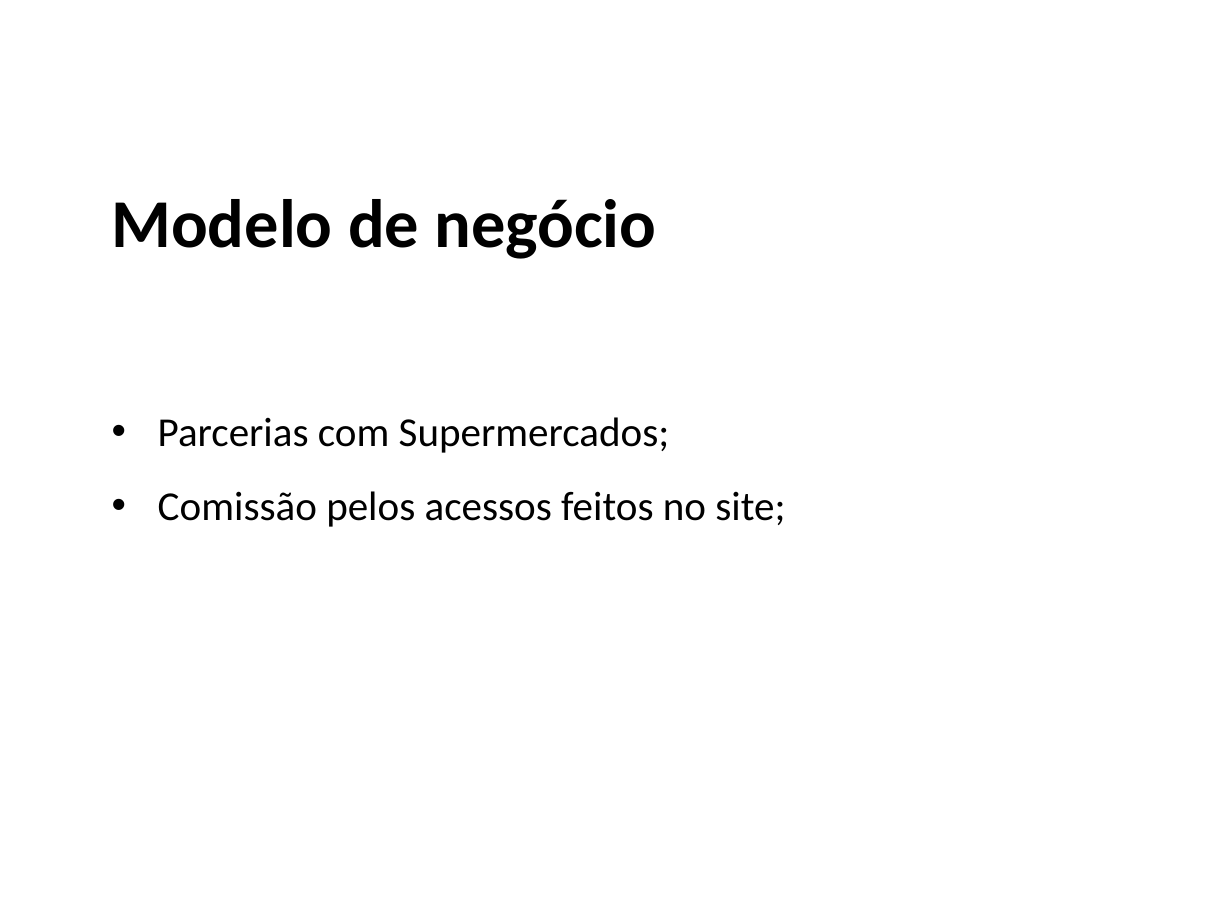
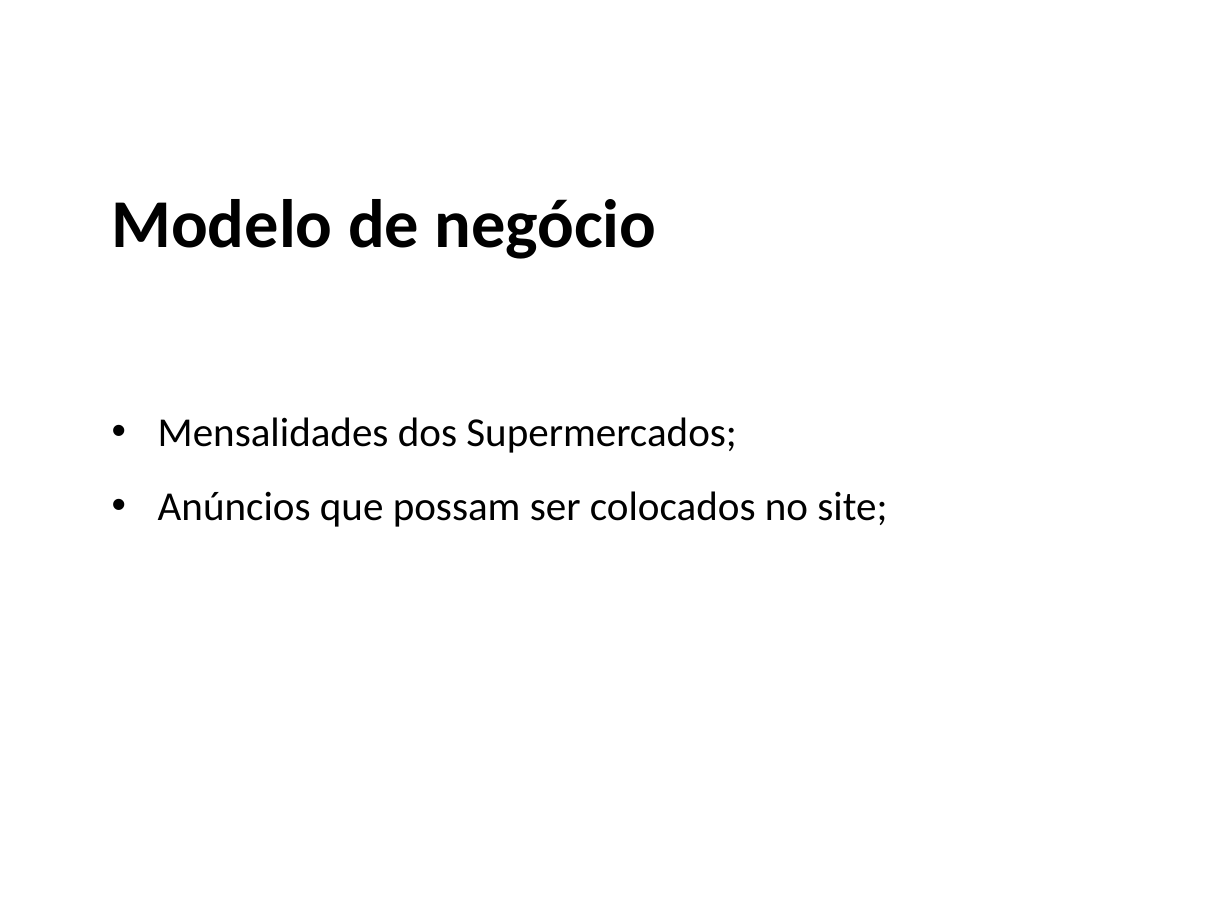
Before and after one commit to ProjetoAC/Gustavo-Market-for-You, a slide deck: slide 6 of Market For You.pptx. Drawn at 1232x924 pixels with LibreOffice and Linux fonts; fonts in the diff are those of the drawing; background and template pictures are left out. Boxes give left, top, right and bottom in pixels: in the first picture for what was removed or moved away, otherwise in the second. Text is boxed around its words. In the diff, an @@ line names an element or a change of style, - is before the commit and + after.

```diff
--- a/Market For You.pptx
+++ b/Market For You.pptx
@@ text in rectangle at (158,417,887,527): text changed @@
-• Parcerias com Supermercados;
-• Comissão pelos acessos feitos no site;
+• Mensalidades dos Supermercados;
+• Anúncios que possam ser colocados no site;
```
Also in this commit, not shown: 1 other slide changed.
